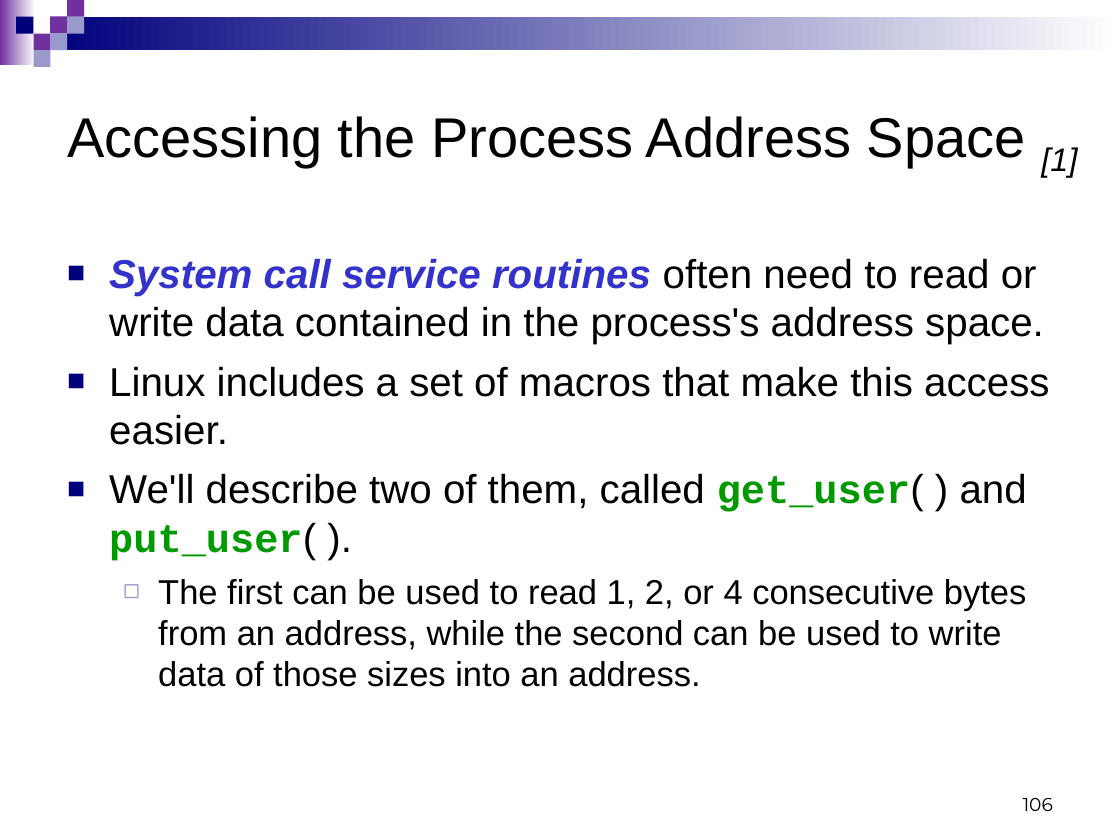
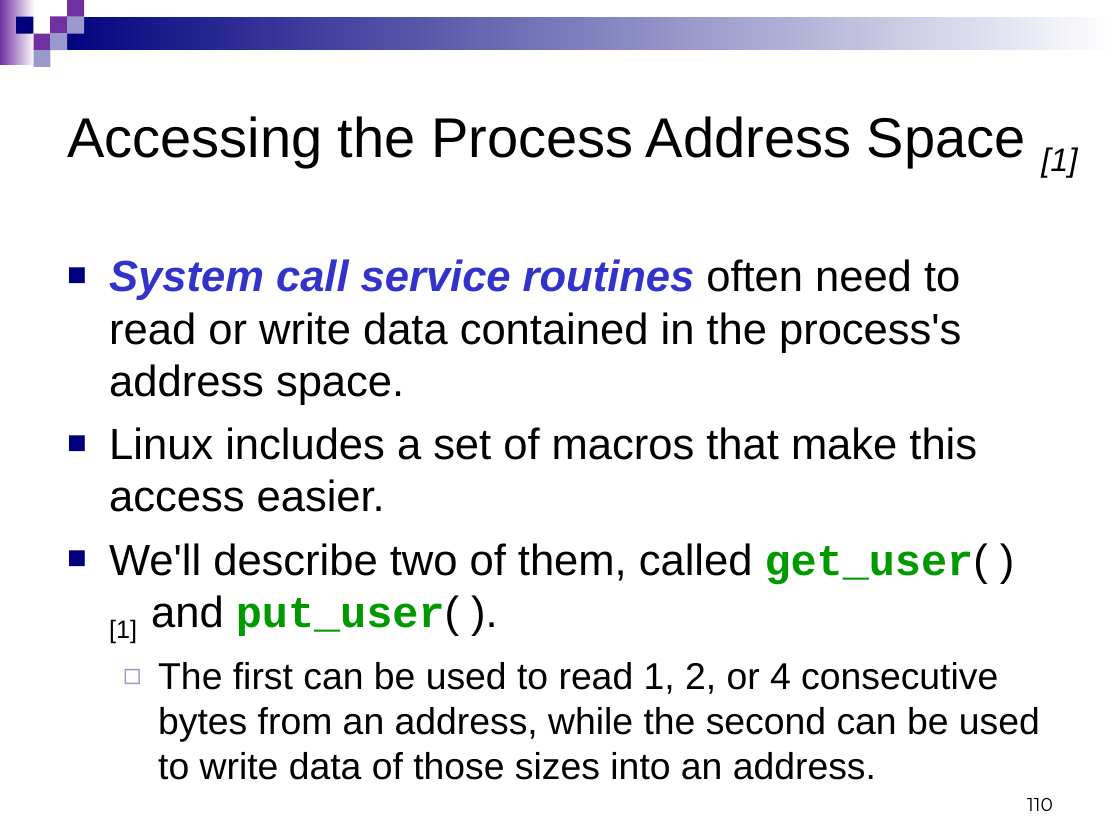
Before and after one commit to Cuda-Chen/Linux-Operating-System, a slide deck: slide 110 of linuxLecture_system_call_3_9.ppt (slide 106 before the commit). Drawn at 1120x840 pixels with LibreOffice and Linux fonts; fonts in the diff are those of the drawing. Boxes give left, top, right and bottom in pixels: in the first picture for what was removed or moved away, otherwise in the second. Text is boxed around its words. In the diff, an @@ line names an element or a change of style, - is before the commit and + after.

```diff
--- a/linuxLecture_system_call_3_9.ppt
+++ b/linuxLecture_system_call_3_9.ppt
@@ text at (x1=109, y1=259, x2=1040, y2=780): size 25.9 to 28 pt in "System call service routines often need to ...", "Linux includes a set of macros that ..."; size 22.2 to 24 pt in "The first can be used to read ..." @@
@@ text at (x1=109, y1=543, x2=988, y2=643): text changed; size 25.9 to 28 pt @@
-■ We'll describe two of them, called get_user( ) and put_user( ).
+■ We'll describe two of them, called get_user( ) [1] and put_user( ).
@@ page number at (x1=1027, y1=798, x2=1053, y2=811): text changed @@
-106
+110
```
Also in this commit, not shown: 6 other slides changed, 4 slides added, 1 other file.
